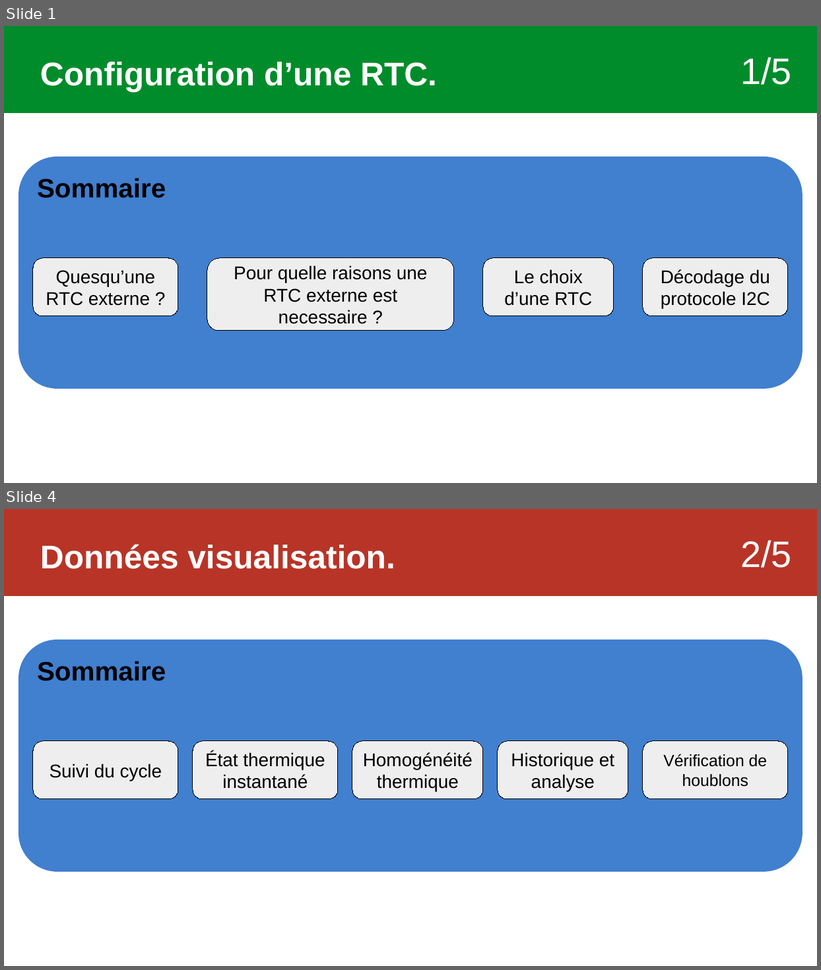
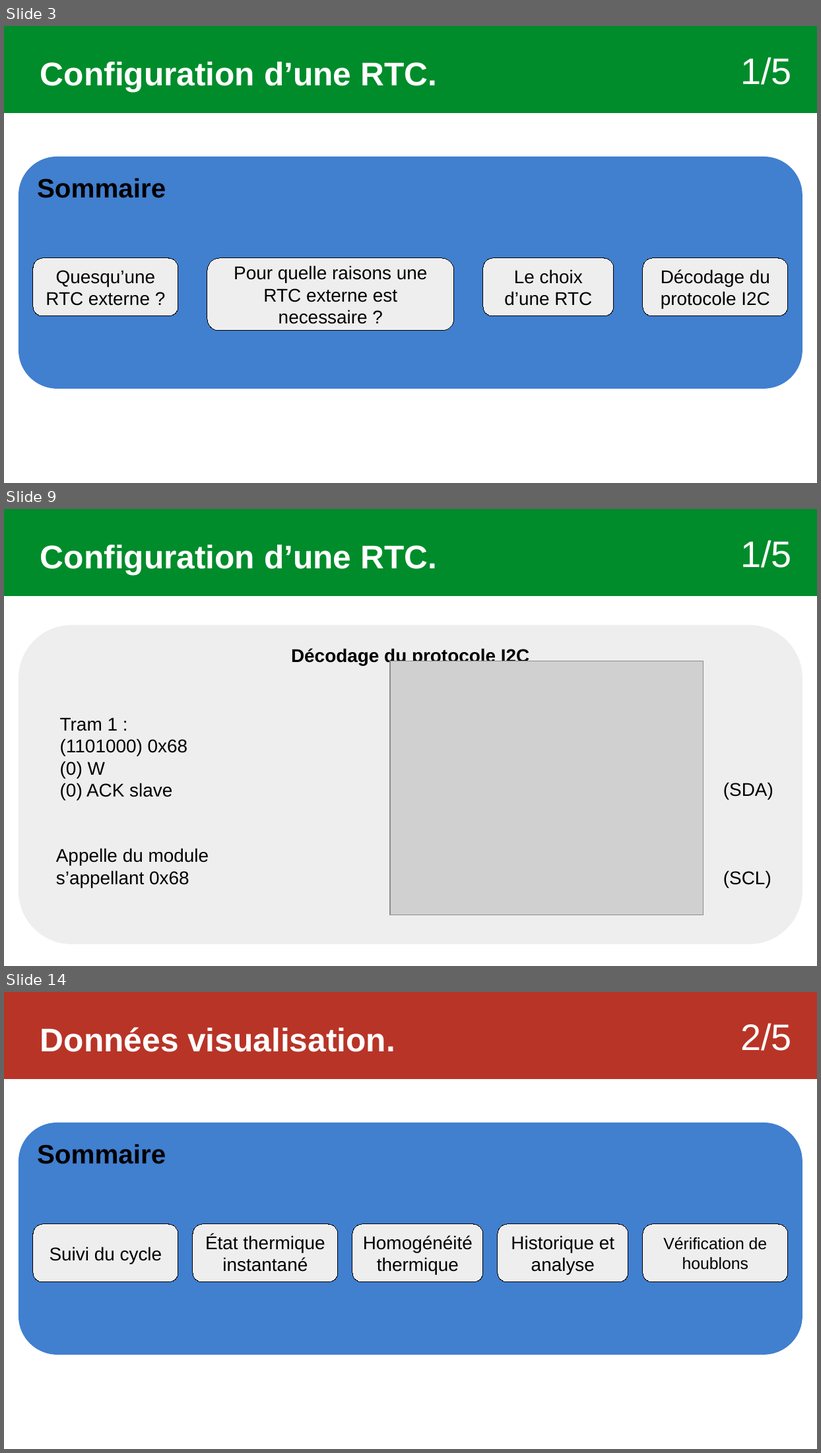
Before and after one commit to Sauvage89/sechoir-houblon, a slide deck: doc/diaporama/revu2/revu2_sauvage.odp. Shown one above the other, each under a label of ours: slides 1 and 4 before the commit, slides 3, 9 and 14 after it; the slides between them are not shown. The pictures are 821x970 and 821x1453 pixels, drawn with LibreOffice and Linux fonts; fonts in the diff are those of the drawing; grey boxes stand for pictures. Boxes give left, top, right and bottom in pixels: in the first picture for what was removed or moved away, otherwise in the second. Text is boxed around its words. In the diff, an @@ line names an element or a change of style, - is before the commit and + after.

```diff
--- a/doc/diaporama/revu2/revu2_sauvage.odp
+++ b/doc/diaporama/revu2/revu2_sauvage.odp
@@ slide 9 added at [4,509,817,966], background #FFFFFF @@
@@ rectangle added at [4,509,817,596], fill #008C2A @@
@@ text added at [40,545,437,575], 32 pt, text #FFFFFF, bold @@
+Configuration d’une RTC.
@@ text added at [741,540,792,568], 36 pt, text #FFFFFF @@
+1/5
@@ rounded rectangle added at [19,625,803,945], fill #EEEEEE, 18 pt, text #000000, bold @@
+Décodage du protocole I2C
@@ picture added at [391,661,704,916] @@
@@ text added at [60,718,188,800], 18 pt, text #000000 @@
+Tram 1 :
+(1101000) 0x68
+(0) W
+(0) ACK slave
@@ text added at [723,782,774,888], 18 pt, text #000000 @@
+(SDA)
+(SCL)
@@ text added at [56,848,209,888], 18 pt, text #000000 @@
+Appelle du module s’appellant 0x68
@@ what was slide 1 is now slide 3 @@
@@ what was slide 4 is now slide 14 @@
```
Also in this commit, not shown: 6 slides changed, 22 other slides added, 4 other files.
